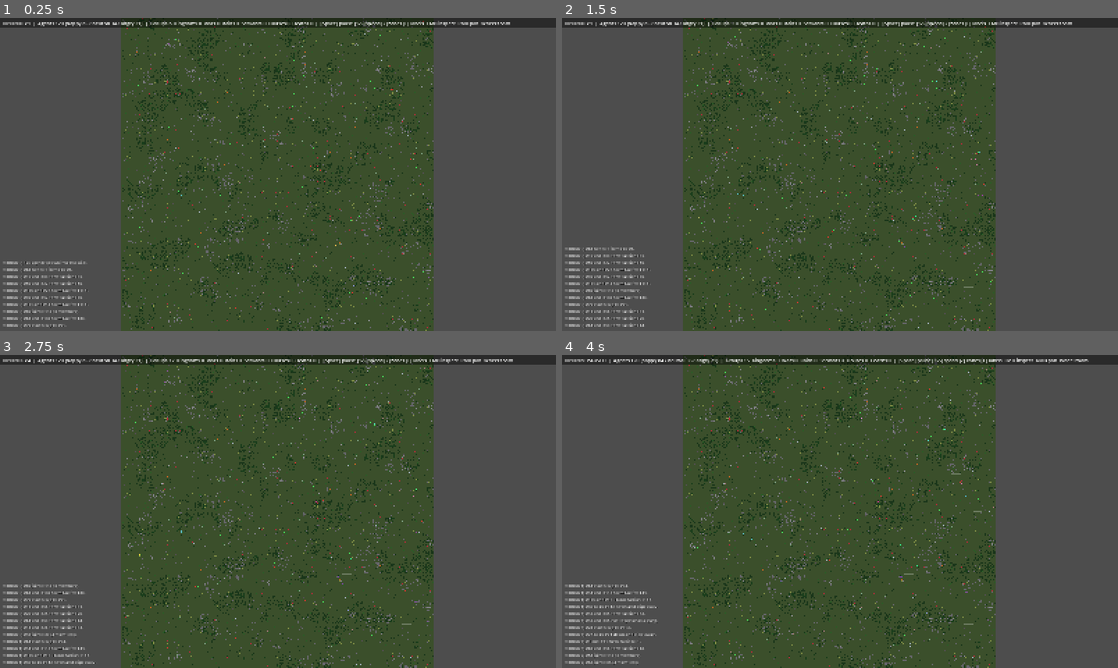
Above: before the commit, frames 1-4 (two rows, left to right).
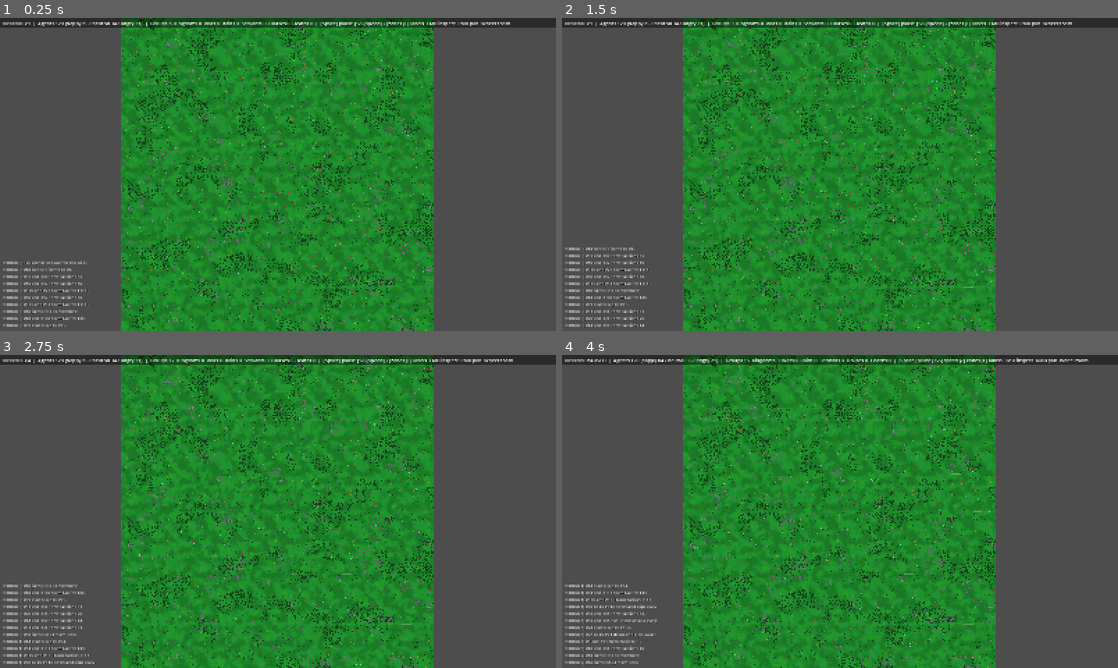
Above: after the commit, the same moments.

Repository: Blortlett/ColonySurvival
Game: Godot game, scene res://main.tscn
The game is run twice, just before and just after one commit, with the same random seed, the same clock (stepped at 60 frames per second) and the same inputs.
Inputs (mouse positions are in pixels of both pictures, inside the frame that each line leads up to):
- Up to frame 1 (0.25 s): no input
- Up to frame 2 (1.5 s): tap Enter at 0.5 s; move the mouse to (962, 158) at 0.52 s; tap 1 at 0.6 s; click (962, 158) at 0.67 s; tap Space at 0.77, 1.25 s; move the mouse to (728, 190) at 1.27 s; tap 2 at 1.35 s; click (728, 190) at 1.42 s
- Up to frame 3 (2.75 s): tap Space at 1.52 s; tap Enter at 2 s; move the mouse to (333, 442) at 2.02 s; tap 3 at 2.1 s; click (333, 442) at 2.17 s
- Up to frame 4 (4 s): move the mouse to (812, 574) at 2.77 s; tap 4 at 2.85 s; click (812, 574) at 2.92 s; tap Space at 3.02, 3.5, 3.77 s; move the mouse to (1006, 558) at 3.52 s; tap 5 at 3.6 s; click (1006, 558) at 3.67 s

The runs differ from the first frame. In frame 1, 50% of the frame differs, in the area x 21-78%, y 0-100%; in frame 2, 50%; in frame 3, 50%; in frame 4, 50%.

Commit message:
made gameplan. added grass textures, resized grid size

Diff:
--- a/Main.gd
+++ b/Main.gd
@@ -10,6 +10,7 @@
 
 func _ready() -> void:
 	World.setup()
+	add_child(preload("res://render/GroundLayer.gd").new())
 	add_child(preload("res://render/StaticLayer.gd").new())
 	_dynamic = preload("res://render/DynamicLayer.gd").new()
 	add_child(_dynamic)
@@ -45,7 +46,7 @@
 		if k.has_city and (city == null or k.plots.size() > city.plots.size()):
 			city = k
 	if city:
-		views["city"] = [Vector2(Cities.plot_rect(city, Vector2i.ZERO).end) * Cfg.CELL, Vector2.ONE * 1.1]
+		views["city"] = [Vector2(Cities.plot_rect(city, Vector2i.ZERO).end) * Cfg.CELL, Vector2.ONE * 0.55]
 	for v in views:
 		_camera.position = views[v][0]
 		_camera.zoom = views[v][1]
@@ -105,7 +106,7 @@
 	get_viewport().get_texture().get_image().save_png("user://shot_map.png")
 	if busiest:
 		_camera.position = World.center(busiest.fire_cell) * Cfg.CELL
-		_camera.zoom = Vector2.ONE * 2.5
+		_camera.zoom = Vector2.ONE * 1.25
 		_agents.selected_id = -1
 		_hud.selected_fire = busiest.fire # show the group panel
 	for frame in 3:
@@ -127,7 +128,7 @@
 			city = k
 	if city:
 		_camera.position = Vector2(Cities.plot_rect(city, Vector2i.ZERO).end) * Cfg.CELL
-		_camera.zoom = Vector2.ONE * 1.1
+		_camera.zoom = Vector2.ONE * 0.55
 		var centre: House = city.plots[Vector2i.ZERO].house
 		_hud.selected_fire = centre.fire if centre and centre.fire else null
 		for frame in 3:
@@ -140,7 +141,7 @@
 			smelt = h
 	if smelt:
 		_camera.position = World.center(smelt.fire_cell) * Cfg.CELL
-		_camera.zoom = Vector2.ONE * 3.0
+		_camera.zoom = Vector2.ONE * 1.5
 		_hud.selected_fire = smelt.fire
 		for frame in 3:
 			await get_tree().process_frame
@@ -152,7 +153,7 @@
 			geared = a
 	if geared:
 		_camera.position = geared.pos * Cfg.CELL
-		_camera.zoom = Vector2.ONE * 3.0
+		_camera.zoom = Vector2.ONE * 1.5
 		_hud.selected_fire = null
 		_agents.selected_id = geared.id
 		for frame in 3:
@@ -161,7 +162,7 @@
 		_agents.selected_id = -1
 	if raid_seen and Raids.active.has(raid_seen):
 		_camera.position = World.center(raid_seen.target.fire_cell) * Cfg.CELL
-		_camera.zoom = Vector2.ONE * 2.0
+		_camera.zoom = Vector2.ONE * 1.0
 		_hud.selected_fire = raid_seen.target.fire
 		for frame in 3:
 			await get_tree().process_frame
--- a/core/Cfg.gd
+++ b/core/Cfg.gd
@@ -5,7 +5,8 @@
 # --- World ---
 const MAP_W := 200
 const MAP_H := 200
-const CELL := 16
+const CELL := 32 # screen pixels per cell; sized for the 48 px sprite frames (body ~20 px)
+const PX := CELL / 16.0 # one pixel of the old 16 px placeholder art, keeps line weights in proportion
 const START_AGENTS := 120
 const SEED := 12345 # set to 0 for a random seed each run
 
--- a/render/AgentLayer.gd
+++ b/render/AgentLayer.gd
@@ -41,20 +41,20 @@
 		if a.raid_id != -1:
 			# Raiders carry a small red pennant.
 			draw_colored_polygon(PackedVector2Array([p + Vector2(0, -s * 0.9), p + Vector2(s * 0.45, -s * 0.75), p + Vector2(0, -s * 0.6)]), Color(1, 0.15, 0.1))
-			draw_line(p + Vector2(0, -s * 0.9), p + Vector2(0, -s * 0.4), Color(0.1, 0.1, 0.1), 1.0)
+			draw_line(p + Vector2(0, -s * 0.9), p + Vector2(0, -s * 0.4), Color(0.1, 0.1, 0.1), 1.0 * Cfg.PX)
 		if a.job and a.job.kind == Job.Kind.FIGHT:
 			var t: Agent = World.agents.get(a.job.target_id)
 			if t:
-				draw_line(p, t.pos * s, Color(1, 0.1, 0.1, 0.6), 1.0)
+				draw_line(p, t.pos * s, Color(1, 0.1, 0.1, 0.6), 1.0 * Cfg.PX)
 		if show_labels:
-			draw_string(_font, p + Vector2(-s, -s * 0.6), a.short(), HORIZONTAL_ALIGNMENT_CENTER, s * 2, 8)
+			draw_string(_font, p + Vector2(-s, -s * 0.6), a.short(), HORIZONTAL_ALIGNMENT_CENTER, s * 2, int(8 * Cfg.PX))
 	var sel: Agent = World.agents.get(selected_id)
 	if sel:
 		var p := sel.pos * s
-		draw_arc(p, s * 0.7, 0, TAU, 24, Color(1, 1, 0), 2.0)
+		draw_arc(p, s * 0.7, 0, TAU, 24, Color(1, 1, 0), 2.0 * Cfg.PX)
 		if sel.path.size() > 1:
 			var pts := PackedVector2Array([p])
 			for i in range(sel.path_i, sel.path.size()):
 				pts.append(World.center(sel.path[i]) * s)
 			if pts.size() > 1:
-				draw_polyline(pts, Color(1, 1, 0, 0.5), 1.0)
+				draw_polyline(pts, Color(1, 1, 0, 0.5), 1.0 * Cfg.PX)
--- a/render/DynamicLayer.gd
+++ b/render/DynamicLayer.gd
@@ -46,10 +46,10 @@
 	# Raids: the target house outlined in red, a line from the rally point.
 	for r in Raids.active:
 		var fp := r.target.footprint()
-		var rect := Rect2(Vector2(fp.position) * s, Vector2(fp.size) * s).grow(3)
+		var rect := Rect2(Vector2(fp.position) * s, Vector2(fp.size) * s).grow(3.0 * Cfg.PX)
 		var pulse := 0.6 + 0.4 * sin(Time.get_ticks_msec() * 0.008)
-		draw_rect(rect, Color(1, 0.15, 0.1, pulse), false, 3.0)
-		draw_dashed_line(World.center(r.rally) * s, World.center(r.target.fire_cell) * s, Color(1, 0.2, 0.1, 0.5), 2.0, 8.0)
+		draw_rect(rect, Color(1, 0.15, 0.1, pulse), false, 3.0 * Cfg.PX)
+		draw_dashed_line(World.center(r.rally) * s, World.center(r.target.fire_cell) * s, Color(1, 0.2, 0.1, 0.5), 2.0 * Cfg.PX, 8.0 * Cfg.PX)
 	for f in World.fires.values():
 		var p := Vector2(f.cell) * s
 		if f.burning():
--- /dev/null
+++ b/render/GroundLayer.gd
@@ -0,0 +1,45 @@
+extends Node2D
+## The grass ground: one rect over the whole map, textured by render/ground.gdshader.
+## Drawn once; the grid size (Cfg.CELL) and the grass tile size are independent.
+
+const ATLAS := preload("res://art/ground/grass_atlas.png") # 5 variants of 80x80, left to right
+const SHADER := preload("res://render/ground.gdshader")
+const TILE_PX := 80.0
+# Variant weights, in atlas order: plain, lush, clumps, flowers, dry.
+const WEIGHTS := [5.0, 3.0, 3.0, 1.0, 1.0]
+
+
+func _ready() -> void:
+	var total := 0.0
+	for w in WEIGHTS:
+		total += w
+	var cum := PackedFloat32Array()
+	var run := 0.0
+	for w in WEIGHTS:
+		run += w
+		cum.append(run / total)
+	while cum.size() < 8:
+		cum.append(1.0)
+
+	var noise := FastNoiseLite.new()
+	noise.seed = Cfg.SEED
+	noise.frequency = 0.02
+	noise.fractal_octaves = 3
+	var patch := NoiseTexture2D.new()
+	patch.width = 256
+	patch.height = 256
+	patch.seamless = true
+	patch.noise = noise
+
+	var mat := ShaderMaterial.new()
+	mat.shader = SHADER
+	mat.set_shader_parameter("atlas", ATLAS)
+	mat.set_shader_parameter("variants", WEIGHTS.size())
+	mat.set_shader_parameter("tile_px", TILE_PX)
+	mat.set_shader_parameter("cum", cum)
+	mat.set_shader_parameter("patch_noise", patch)
+	material = mat
+
+
+func _draw() -> void:
+	draw_rect(Rect2(0, 0, Cfg.MAP_W * Cfg.CELL, Cfg.MAP_H * Cfg.CELL), Color.WHITE)
--- a/render/PieceLayer.gd
+++ b/render/PieceLayer.gd
@@ -82,40 +82,40 @@
 			var r := Cfg.PRIVILEGE_RADIUS
 			var rect := Rect2(Vector2(f.cell - Vector2i(r, r)) * s, Vector2(r * 2 + 1, r * 2 + 1) * s)
 			draw_rect(rect, Color(col, 0.08))
-			draw_rect(rect, Color(col, 0.35), false, 1.0)
+			draw_rect(rect, Color(col, 0.35), false, 1.0 * Cfg.PX)
 		_draw_kingdom_outlines()
 		for k in World.kingdoms.values():
 			if k.has_city:
 				for idx in k.plots:
 					var r := Cities.plot_rect(k, idx)
-					draw_rect(Rect2(Vector2(r.position) * s, Vector2(r.size) * s), Color(k.color, 0.18), false, 1.0)
+					draw_rect(Rect2(Vector2(r.position) * s, Vector2(r.size) * s), Color(k.color, 0.18), false, 1.0 * Cfg.PX)
 		for h in World.all_houses():
 			if h.state == House.State.PLANNED or h.state == House.State.BUILDING:
 				var outer := h.footprint()
-				draw_rect(Rect2(Vector2(outer.position) * s, Vector2(outer.size) * s), Color(1, 1, 1, 0.25), false, 1.0)
+				draw_rect(Rect2(Vector2(outer.position) * s, Vector2(outer.size) * s), Color(1, 1, 1, 0.25), false, 1.0 * Cfg.PX)
 	for c in World.roads:
 		var p := Vector2(c) * s
 		if World.roads[c] >= 2:
 			draw_rect(Rect2(p, Vector2(s, s)), PAVED)
-			draw_line(p + Vector2(0, s * 0.5), p + Vector2(s, s * 0.5), PAVED_LINE, 1.0)
+			draw_line(p + Vector2(0, s * 0.5), p + Vector2(s, s * 0.5), PAVED_LINE, 1.0 * Cfg.PX)
 			var off: float = s * (0.25 if (c.y % 2) == 0 else 0.75)
-			draw_line(p + Vector2(off, 0), p + Vector2(off, s * 0.5), PAVED_LINE, 1.0)
-			draw_line(p + Vector2(s - off, s * 0.5), p + Vector2(s - off, s), PAVED_LINE, 1.0)
+			draw_line(p + Vector2(off, 0), p + Vector2(off, s * 0.5), PAVED_LINE, 1.0 * Cfg.PX)
+			draw_line(p + Vector2(s - off, s * 0.5), p + Vector2(s - off, s), PAVED_LINE, 1.0 * Cfg.PX)
 		else:
 			draw_rect(Rect2(p, Vector2(s, s)), ROAD)
 			var h: int = (c.x * 7 + c.y * 13) % 5
-			draw_rect(Rect2(p + Vector2(s * (0.15 + h * 0.12), s * 0.3), Vector2(2, 2)), ROAD_DOT)
-			draw_rect(Rect2(p + Vector2(s * (0.7 - h * 0.1), s * 0.7), Vector2(2, 2)), ROAD_DOT)
+			draw_rect(Rect2(p + Vector2(s * (0.15 + h * 0.12), s * 0.3), Vector2.ONE * 2.0 * Cfg.PX), ROAD_DOT)
+			draw_rect(Rect2(p + Vector2(s * (0.7 - h * 0.1), s * 0.7), Vector2.ONE * 2.0 * Cfg.PX), ROAD_DOT)
 	for fl in World.floors.values():
 		var p := Vector2(fl.cell) * s
 		draw_rect(Rect2(p, Vector2(s, s)), FLOOR.darkened(0.4 * (1.0 - fl.hp / fl.max_hp)))
-		draw_line(p + Vector2(0, s * 0.5), p + Vector2(s, s * 0.5), FLOOR_LINE, 1.0)
+		draw_line(p + Vector2(0, s * 0.5), p + Vector2(s, s * 0.5), FLOOR_LINE, 1.0 * Cfg.PX)
 	# Render only: building fires sit on a floor tile (the fire cell has no Floor piece).
 	for f in World.house_fires:
 		if f.house != null:
 			var p := Vector2(f.cell) * s
 			draw_rect(Rect2(p, Vector2(s, s)), FLOOR)
-			draw_line(p + Vector2(0, s * 0.5), p + Vector2(s, s * 0.5), FLOOR_LINE, 1.0)
+			draw_line(p + Vector2(0, s * 0.5), p + Vector2(s, s * 0.5), FLOOR_LINE, 1.0 * Cfg.PX)
 	furnaces.clear()
 	crates.clear()
 	for fu in World.furniture.values():
@@ -134,20 +134,20 @@
 		if w.tier >= 2:
 			if w.is_door:
 				# Dark iron with rivets.
-				draw_rect(Rect2(p, Vector2(s, s)), RIVET.darkened(0.3), false, 1.0)
+				draw_rect(Rect2(p, Vector2(s, s)), RIVET.darkened(0.3), false, 1.0 * Cfg.PX)
 				for r in [Vector2(0.18, 0.18), Vector2(0.82, 0.18), Vector2(0.18, 0.82), Vector2(0.82, 0.82)]:
-					draw_rect(Rect2(p + r * s - Vector2(1, 1), Vector2(2, 2)), RIVET)
+					draw_rect(Rect2(p + r * s - Vector2.ONE * Cfg.PX, Vector2.ONE * 2.0 * Cfg.PX), RIVET)
 			else:
 				# Grey blocks: offset mortar joints.
-				draw_line(p + Vector2(0, s * 0.5), p + Vector2(s, s * 0.5), MORTAR, 1.0)
+				draw_line(p + Vector2(0, s * 0.5), p + Vector2(s, s * 0.5), MORTAR, 1.0 * Cfg.PX)
 				var off: float = s * (0.3 if (w.cell.x + w.cell.y) % 2 == 0 else 0.7)
-				draw_line(p + Vector2(off, 0), p + Vector2(off, s * 0.5), MORTAR, 1.0)
-				draw_line(p + Vector2(s - off, s * 0.5), p + Vector2(s - off, s), MORTAR, 1.0)
-				draw_rect(Rect2(p, Vector2(s, s)), MORTAR, false, 1.0)
+				draw_line(p + Vector2(off, 0), p + Vector2(off, s * 0.5), MORTAR, 1.0 * Cfg.PX)
+				draw_line(p + Vector2(s - off, s * 0.5), p + Vector2(s - off, s), MORTAR, 1.0 * Cfg.PX)
+				draw_rect(Rect2(p, Vector2(s, s)), MORTAR, false, 1.0 * Cfg.PX)
 		elif w.tier > 0:
 			# Plank seams, and iron bands on doors.
-			draw_line(p + Vector2(s * 0.5, 0), p + Vector2(s * 0.5, s), col.darkened(0.35), 1.0)
-			draw_rect(Rect2(p, Vector2(s, s)), METAL if w.is_door else col.darkened(0.3), false, 1.0)
+			draw_line(p + Vector2(s * 0.5, 0), p + Vector2(s * 0.5, s), col.darkened(0.35), 1.0 * Cfg.PX)
+			draw_rect(Rect2(p, Vector2(s, s)), METAL if w.is_door else col.darkened(0.3), false, 1.0 * Cfg.PX)
 		if w.is_door:
 			var fac: Faction = World.factions.get(w.owner_id)
 			if fac:
@@ -167,7 +167,7 @@
 	for kid in _outline:
 		var k: Kingdom = World.kingdoms.get(kid)
 		if k:
-			draw_multiline(_outline[kid], k.color, 2.0)
+			draw_multiline(_outline[kid], k.color, 2.0 * Cfg.PX)
 
 
 func _build_outlines() -> void:
@@ -212,18 +212,18 @@
 			draw_rect(Rect2(r.position + Vector2(0, r.size.y * 0.35), Vector2(r.size.x, s * 0.1)), CHEST_BAND)
 			if fu.tier >= 2:
 				# Iron-bound: dark iron bands and corner rivets.
-				draw_rect(r, IRON, false, 2.0)
+				draw_rect(r, IRON, false, 2.0 * Cfg.PX)
 				draw_rect(Rect2(r.position + Vector2(r.size.x * 0.45, 0), Vector2(s * 0.1, r.size.y)), IRON)
-				for c in [r.position, r.position + Vector2(r.size.x - 2, 0), r.end - Vector2(2, 2), r.position + Vector2(0, r.size.y - 2)]:
-					draw_rect(Rect2(c, Vector2(2, 2)), RIVET)
+				for c in [r.position, r.position + Vector2(r.size.x - 2.0 * Cfg.PX, 0), r.end - Vector2.ONE * 2.0 * Cfg.PX, r.position + Vector2(0, r.size.y - 2.0 * Cfg.PX)]:
+					draw_rect(Rect2(c, Vector2.ONE * 2.0 * Cfg.PX), RIVET)
 			elif fu.tier > 0:
-				draw_rect(r, METAL, false, 1.5)
+				draw_rect(r, METAL, false, 1.5 * Cfg.PX)
 		Furniture.Kind.BOARD:
 			draw_rect(Rect2(p + Vector2(s * 0.45, s * 0.35), Vector2(s * 0.1, s * 0.6)), BOARD_POST)
 			draw_rect(Rect2(p + Vector2(s * 0.1, s * 0.05), Vector2(s * 0.8, s * 0.45)), BOARD_SIGN)
 			var k := _kingdom_of(fu.owner_id)
 			if k:
-				draw_rect(Rect2(p + Vector2(s * 0.1, s * 0.05), Vector2(s * 0.8, s * 0.45)), k.color, false, 1.5)
+				draw_rect(Rect2(p + Vector2(s * 0.1, s * 0.05), Vector2(s * 0.8, s * 0.45)), k.color, false, 1.5 * Cfg.PX)
 		Furniture.Kind.SAWMILL:
 			draw_rect(Rect2(p + Vector2(s * 0.1, s * 0.3), Vector2(s * 0.8, s * 0.4)), SAWMILL)
 			Disc.draw(self, p + Vector2(s * 0.5, s * 0.5), s * 0.28, METAL)
@@ -242,15 +242,15 @@
 			draw_colored_polygon(PackedVector2Array([p + Vector2(s * 0.12, s * 0.28), p + Vector2(s * 0.0, s * 0.37), p + Vector2(s * 0.12, s * 0.46)]), IRON)
 			draw_rect(Rect2(p + Vector2(s * 0.35, s * 0.46), Vector2(s * 0.3, s * 0.2)), IRON.lightened(0.1))
 			draw_rect(Rect2(p + Vector2(s * 0.25, s * 0.66), Vector2(s * 0.5, s * 0.14)), IRON)
-			draw_line(p + Vector2(s * 0.14, s * 0.3), p + Vector2(s * 0.86, s * 0.3), RIVET, 1.0)
+			draw_line(p + Vector2(s * 0.14, s * 0.3), p + Vector2(s * 0.86, s * 0.3), RIVET, 1.0 * Cfg.PX)
 		Furniture.Kind.CRATE:
 			# The iron mark (contents change often) is drawn per frame in DynamicLayer.
 			crates.append(fu)
 			var r := Rect2(p + Vector2(s * 0.1, s * 0.1), Vector2(s * 0.8, s * 0.8))
 			draw_rect(r, CRATE)
-			draw_rect(r, CRATE.darkened(0.45), false, 1.5)
-			draw_line(r.position, r.end, CRATE.darkened(0.45), 1.5)
-			draw_line(r.position + Vector2(r.size.x, 0), r.position + Vector2(0, r.size.y), CRATE.darkened(0.45), 1.5)
+			draw_rect(r, CRATE.darkened(0.45), false, 1.5 * Cfg.PX)
+			draw_line(r.position, r.end, CRATE.darkened(0.45), 1.5 * Cfg.PX)
+			draw_line(r.position + Vector2(r.size.x, 0), r.position + Vector2(0, r.size.y), CRATE.darkened(0.45), 1.5 * Cfg.PX)
 
 
 static func furnace_lit(fu: Furniture) -> bool:
--- a/render/StaticLayer.gd
+++ b/render/StaticLayer.gd
@@ -1,12 +1,11 @@
 extends Node2D
-## Ground, trees, rocks, hemp and berry bushes. Only redrawn when nodes (or berry counts)
+## Trees, rocks, hemp and berry bushes. Only redrawn when nodes (or berry counts)
 ## change, at most every REDRAW_SECS.
 
 const Disc := preload("res://render/Disc.gd")
 const REDRAW_SECS := 0.25 # node changes redraw at most this often (B1)
 
 # Darker, Songs of Syx-leaning palette (Phase E visual pass).
-const GRASS := Color(0.23, 0.31, 0.17)
 const TREE := Color(0.06, 0.18, 0.08)
 const TREE_HI := Color(0.10, 0.25, 0.11)
 const ROCK := Color(0.40, 0.40, 0.42)
@@ -40,7 +39,6 @@
 
 func _draw_body() -> void:
 	var s := float(Cfg.CELL)
-	draw_rect(Rect2(0, 0, Cfg.MAP_W * s, Cfg.MAP_H * s), GRASS)
 	for n in World.nodes.values():
 		var p := Vector2(n.cell) * s
 		match n.type:
@@ -48,14 +46,14 @@
 				Disc.draw(self, p + Vector2(s, s) * 0.5, s * 0.48, TREE)
 				Disc.draw(self, p + Vector2(s * 0.42, s * 0.42), s * 0.22, TREE_HI)
 			ResourceNode.Type.ROCK:
-				draw_rect(Rect2(p + Vector2(1, 1), Vector2(s - 2, s - 2)), ROCK)
-				draw_rect(Rect2(p + Vector2(2, 2), Vector2(s * 0.45, s * 0.35)), ROCK_HI)
+				draw_rect(Rect2(p + Vector2.ONE * Cfg.PX, Vector2(s - 2.0 * Cfg.PX, s - 2.0 * Cfg.PX)), ROCK)
+				draw_rect(Rect2(p + Vector2.ONE * 2.0 * Cfg.PX, Vector2(s * 0.45, s * 0.35)), ROCK_HI)
 			ResourceNode.Type.HEMP:
 				Disc.draw(self, p + Vector2(s, s) * 0.5, s * 0.25, HEMP)
 			ResourceNode.Type.METAL:
 				# A rock with rust-orange flecks.
-				draw_rect(Rect2(p + Vector2(1, 1), Vector2(s - 2, s - 2)), METAL_ROCK)
-				draw_rect(Rect2(p + Vector2(2, 2), Vector2(s * 0.45, s * 0.35)), ROCK)
+				draw_rect(Rect2(p + Vector2.ONE * Cfg.PX, Vector2(s - 2.0 * Cfg.PX, s - 2.0 * Cfg.PX)), METAL_ROCK)
+				draw_rect(Rect2(p + Vector2.ONE * 2.0 * Cfg.PX, Vector2(s * 0.45, s * 0.35)), ROCK)
 				for f in [Vector2(0.25, 0.65), Vector2(0.6, 0.3), Vector2(0.7, 0.7), Vector2(0.45, 0.5)]:
 					draw_rect(Rect2(p + f * s, Vector2(s * 0.16, s * 0.16)), RUST)
 	var half := Vector2(s, s) * 0.5
--- /dev/null
+++ b/render/ground.gdshader
@@ -0,0 +1,52 @@
+shader_type canvas_item;
+// Grass ground as one quad. Each TILE_PX tile picks a variant from the atlas (weighted)
+// and one of 8 rotations/flips from a hash of its tile index, so it needs no stored state
+// and stays seamless when the map wraps (Summer Roadmap §4.1). A soft, large-scale
+// brightness patch on top hides the tiling.
+
+uniform sampler2D atlas : filter_nearest_mipmap, repeat_disable;
+uniform int variants = 5;
+uniform float tile_px = 80.0;
+// Cumulative variant weights, 0..1 (last must be 1).
+uniform float cum[8];
+uniform sampler2D patch_noise : filter_linear, repeat_enable;
+uniform float patch_px = 1400.0;
+uniform float patch_dark = 0.86;
+uniform float patch_light = 1.06;
+
+varying vec2 world;
+
+void vertex() {
+	world = VERTEX;
+}
+
+float hash(vec2 p) {
+	p = fract(p * vec2(0.1031, 0.1030));
+	p += dot(p, p.yx + 33.33);
+	return fract((p.x + p.y) * p.x);
+}
+
+void fragment() {
+	vec2 t = world / tile_px;
+	vec2 cell = floor(t);
+	vec2 f = t - cell;
+	float h = hash(cell);
+	int idx = variants - 1;
+	for (int i = 0; i < 8; i++) {
+		if (i < variants && h < cum[i]) {
+			idx = i;
+			break;
+		}
+	}
+	int orient = int(hash(cell + 71.7) * 8.0);
+	if ((orient & 1) != 0) f.x = 1.0 - f.x;
+	if ((orient & 2) != 0) f.y = 1.0 - f.y;
+	if ((orient & 4) != 0) f = f.yx;
+	vec2 uv = vec2((float(idx) + f.x) / float(variants), f.y);
+	// Gradients from the continuous coordinate, so mip selection doesn't jump at tile edges.
+	vec2 g = vec2(1.0 / float(variants), 1.0);
+	vec4 col = textureGrad(atlas, uv, dFdx(t) * g, dFdy(t) * g);
+	float n = texture(patch_noise, world / patch_px).r;
+	col.rgb *= mix(patch_dark, patch_light, smoothstep(0.25, 0.75, n));
+	COLOR = col;
+}
--- a/ui/CameraController.gd
+++ b/ui/CameraController.gd
@@ -1,7 +1,7 @@
 extends Camera2D
 ## Scroll to zoom toward the cursor, hold right mouse to pan.
 
-const ZOOM_MIN := 0.15
+const ZOOM_MIN := 0.08
 const ZOOM_MAX := 4.0
 const ZOOM_STEP := 1.15
 
Binary file added: art/ground/grass_a_plain.png
Not shown, added: art/ground/grass_a_plain.png.import
Binary file added: art/ground/grass_atlas.png
Not shown, added: art/ground/grass_atlas.png.import
Binary file added: art/ground/grass_b_lush.png
Not shown, added: art/ground/grass_b_lush.png.import
Binary file added: art/ground/grass_c_clumps.png
Not shown, added: art/ground/grass_c_clumps.png.import
Binary file added: art/ground/grass_d_flowers.png
Not shown, added: art/ground/grass_d_flowers.png.import
Binary file added: art/ground/grass_e_dry.png
Not shown, added: art/ground/grass_e_dry.png.import
(and 5 more such lines)
